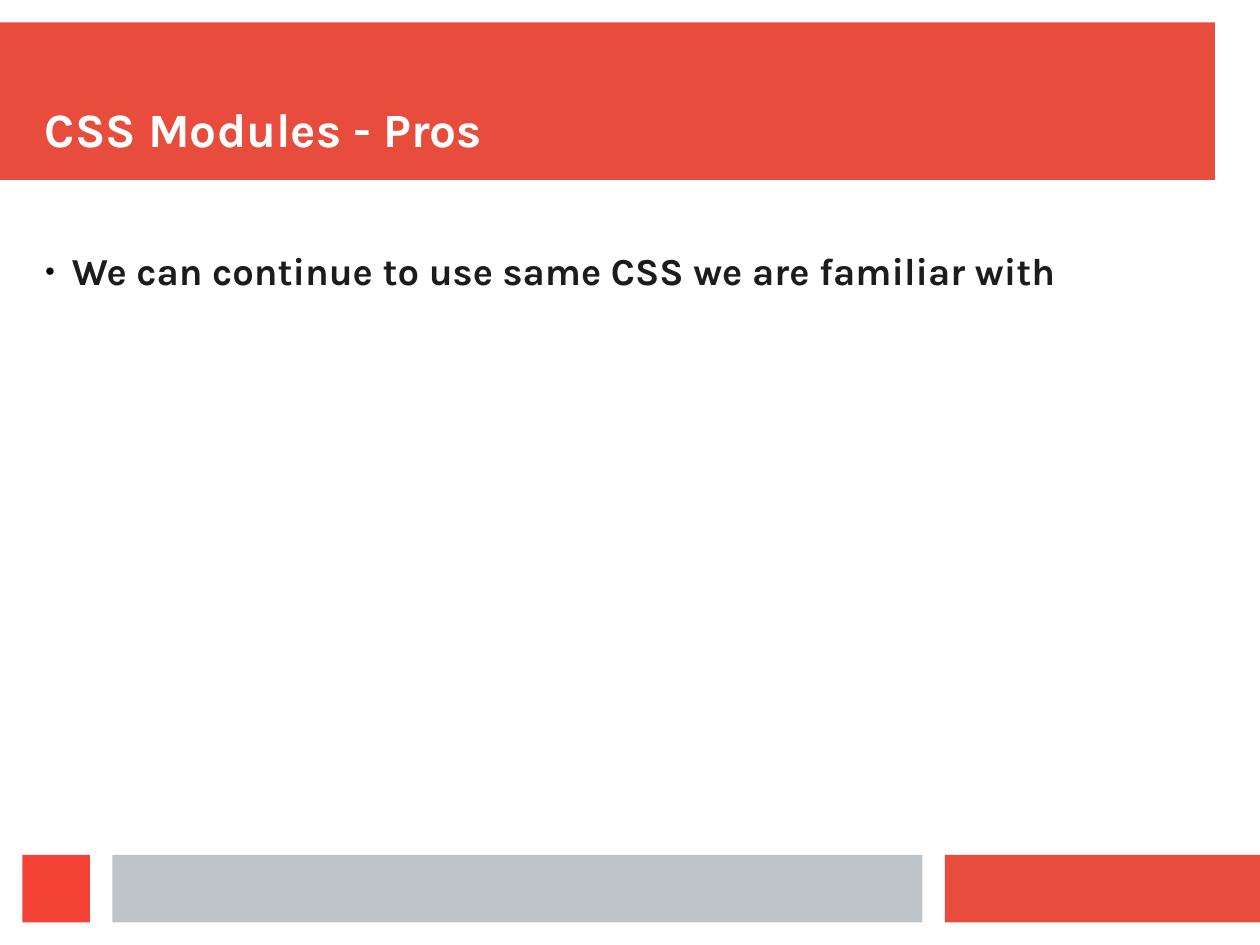
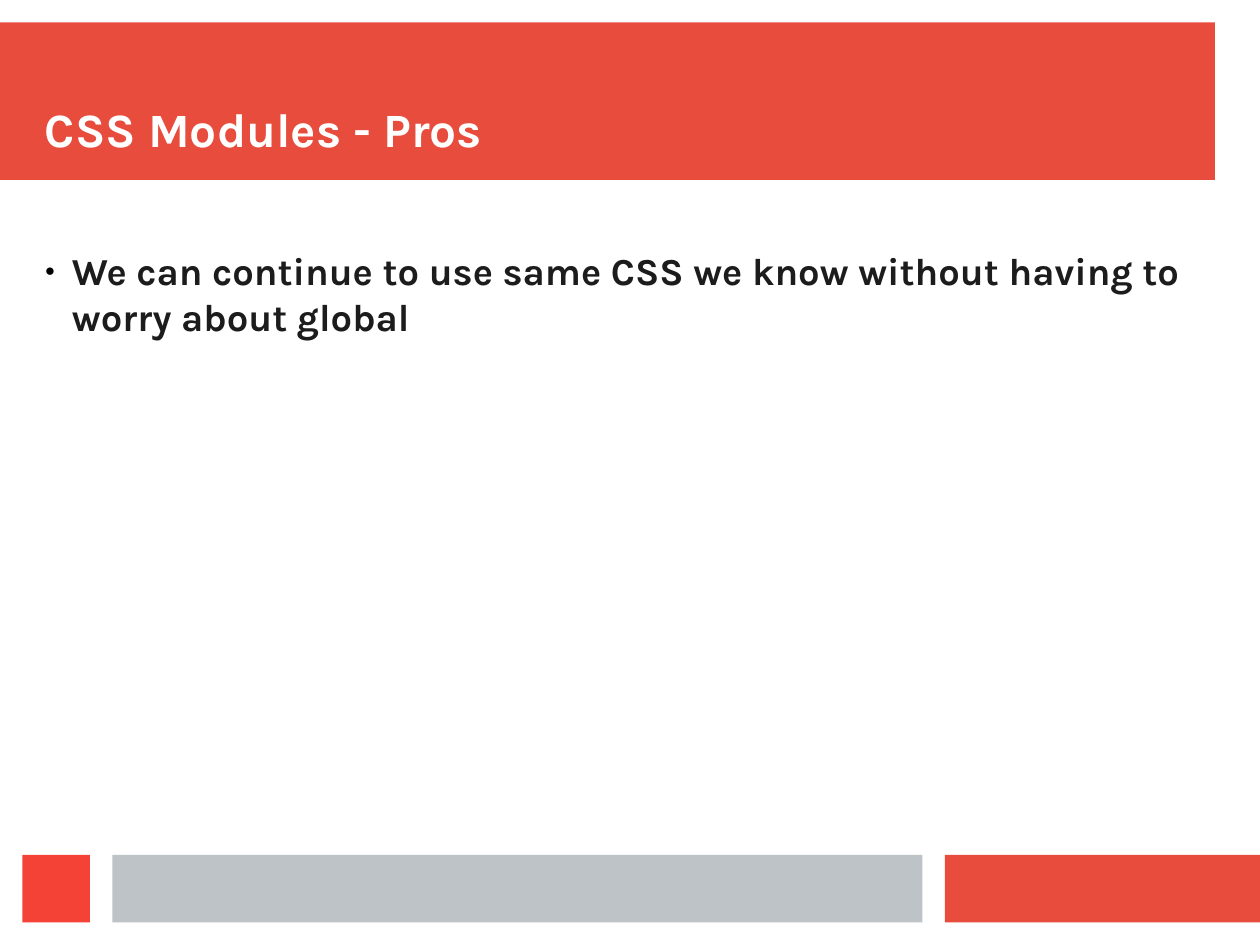
Before and after one commit to aruberto/styling-javascript-components, a slide deck: slide 18 of styling_react_components.odp (slide 17 before the commit). Drawn at 1260x945 pixels with LibreOffice and Linux fonts; fonts in the diff are those of the drawing. Boxes give left, top, right and bottom in pixels: in the first picture for what was removed or moved away, otherwise in the second. Text is boxed around its words. In the diff, an @@ line names an element or a change of style, - is before the commit and + after.

Commit message:
presentation update

```diff
--- a/styling_react_components.odp
+++ b/styling_react_components.odp
@@ text at <box>72,258,1179,341</box>: text changed @@
-● We can continue to use same CSS we are familiar with
+● We can continue to use same CSS we know without having to worry about global
```
Also in this commit, not shown: 3 other slides changed, 1 slide added.
